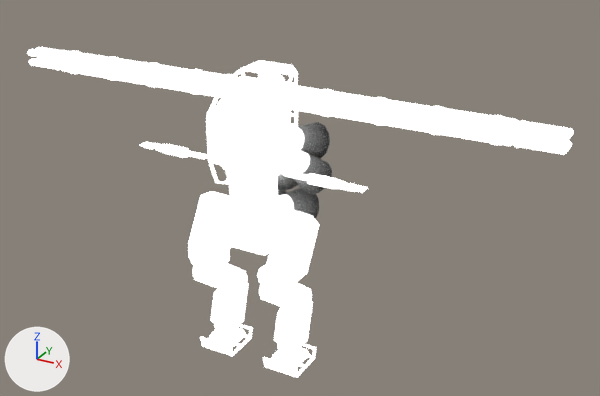
A saved change to the FBX model exegesis_vrc_avatars/Assets/_exegesis/obi-me/obi-me.fbx.
One viewpoint serves both versions: a 50 mm camera at (30.6, -48.4, 38.8) aimed at (2.2, 3.2, 13.0). Arrows for +X, +Y and +Z are at lower left; the lights stay in place. The older version comes first. Both versions are drawn at the pose saved in each file; the numbers are the values there. Vertices at exactly the same position are counted once.

Objects in the first picture: 'Body'.
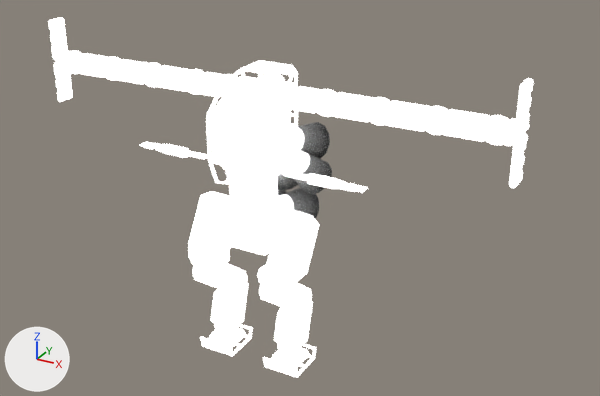
Where the change shows, as pixel boxes [x1, y1, x2, y2] in the pictures (600 x 396 px; the box of a moved part takes in the faces that stretch with it):
'Body', reshaped (11% narrower, 9% taller): before [27, 47, 574, 378]; after [48, 17, 534, 378]
part 1 of me_cube, moved or reshaped: before [521, 125, 571, 142]; after [515, 81, 530, 129]
part 2 of me_cube, moved or reshaped: before [524, 121, 574, 136]; after [525, 78, 534, 126]
part 3 of me_cube, deleted: before [27, 47, 572, 155]
part 4 of me_cube, built on: before [58, 51, 108, 79]; after [48, 17, 108, 102]
part 5 of me_cube, built on: before [437, 108, 516, 146]; after [441, 109, 526, 188]

What changed in the scene script:
```text
Change me_cube:
    used by ob_body; location = (0.0, 0.0, 0.0)
    remove me_cube.from_pydata(...)  # 3804 vertices, 4544 faces; spans x -22.0..22.0, y -3.7..7.2, z 0.0..23.3
    add me_cube.from_pydata(...)  # 3992 vertices, 4697 faces; spans x -19.4..19.4, y -3.7..7.2, z 0.0..25.1
    me_cube part 1: the loose piece of 28 vertices spanning x 19.0..22.0, y 0.3..0.8, z 21.8..22.4 is turned -90 degrees about the y axis through its middle, then moved by (-1.5, 0.0, 1.5)
    me_cube part 2: the loose piece of 28 vertices spanning x 19.0..22.0, y 1.1..1.6, z 21.8..22.4 is turned -90 degrees about the y axis through its middle, then moved by (-1.5, 0.0, 1.5)
    me_cube part 3: 6 loose pieces with 168 vertices, spanning x -22.0..22.0, y 0.3..1.6, z 21.1..22.4, are deleted
    me_cube part 4: 8 vertices moved from x -17.5..-13.5, y 0.5..1.7, z 20.9..22.4 to x -18.2..-17.9, y 0.7..1.7, z 21.2..22.2; 10 vertices removed from x -17.5..-13.5, y 0.2..1.5, z 20.9..22.4; 172 vertices added at x -19.3..-13.9, y 0.2..1.7, z 18.3..25.1
    me_cube part 5: 8 vertices moved from x 13.5..17.5, y 0.5..1.7, z 20.9..22.4 to x 17.9..18.2, y 0.7..1.7, z 21.2..22.2; 10 vertices removed from x 13.5..17.5, y 0.2..1.5, z 20.9..22.4; 108 vertices added at x 13.9..19.3, y 0.2..1.7, z 18.3..22.4
    other edits to the shape of me_cube do not show in these pictures
```
